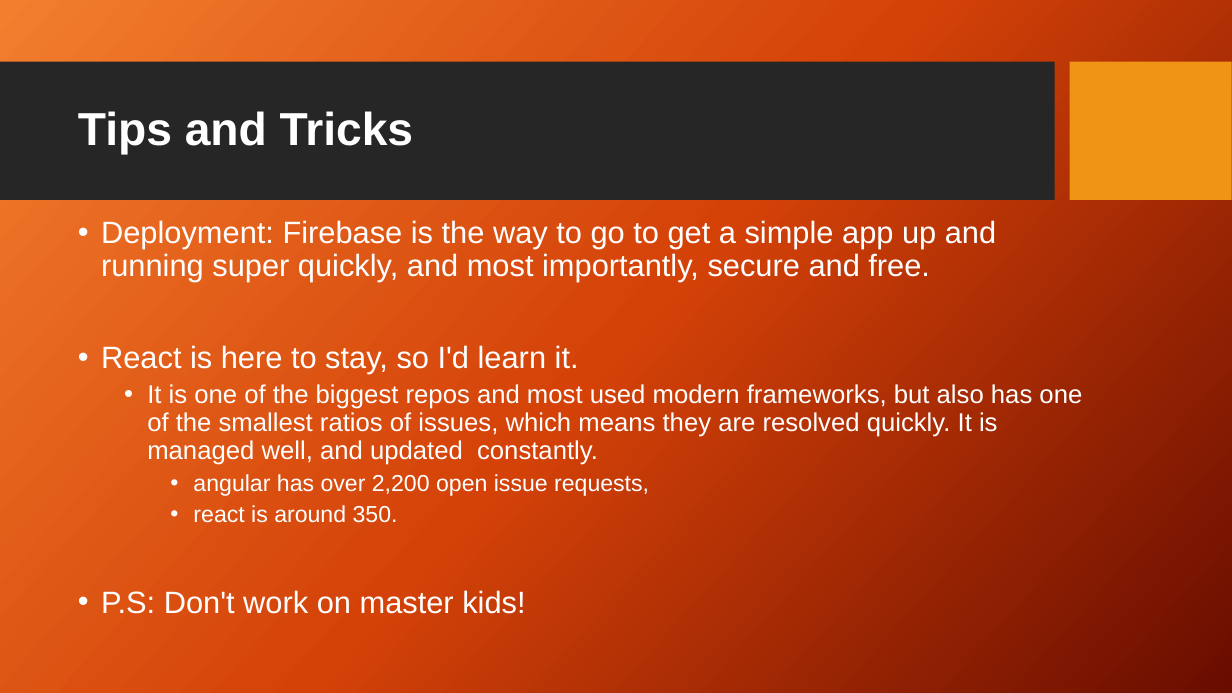
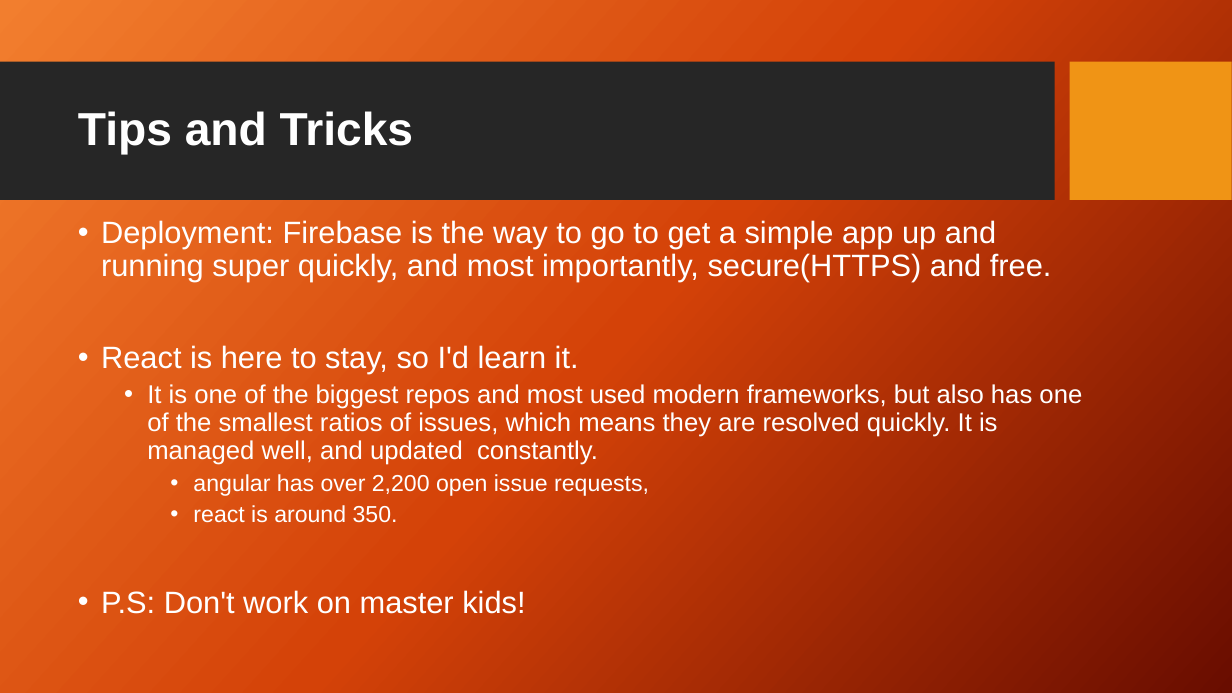
Before and after one commit to Brock-Gibson/Pizza-Now, a slide deck: slide 14 of Presentation/PizzaNow.pptx. Drawn at 1232x693 pixels with LibreOffice and Linux fonts; fonts in the diff are those of the drawing; background and template pictures are left out. Boxes give left, top, right and bottom in pixels: in the first picture for what was removed or moved away, otherwise in the second. Text is boxed around its words. In the diff, an @@ line names an element or a change of style, - is before the commit and + after.

```diff
--- a/Presentation/PizzaNow.pptx
+++ b/Presentation/PizzaNow.pptx
@@ text at (101,220,1052,282): text changed @@
-• Deployment: Firebase is the way to go to get a simple app up and running super quickly, and most importantly, secure and free.
+• Deployment: Firebase is the way to go to get a simple app up and running super quickly, and most importantly, secure(HTTPS) and free.
```
Also in this commit, not shown: 10 other slides changed.
